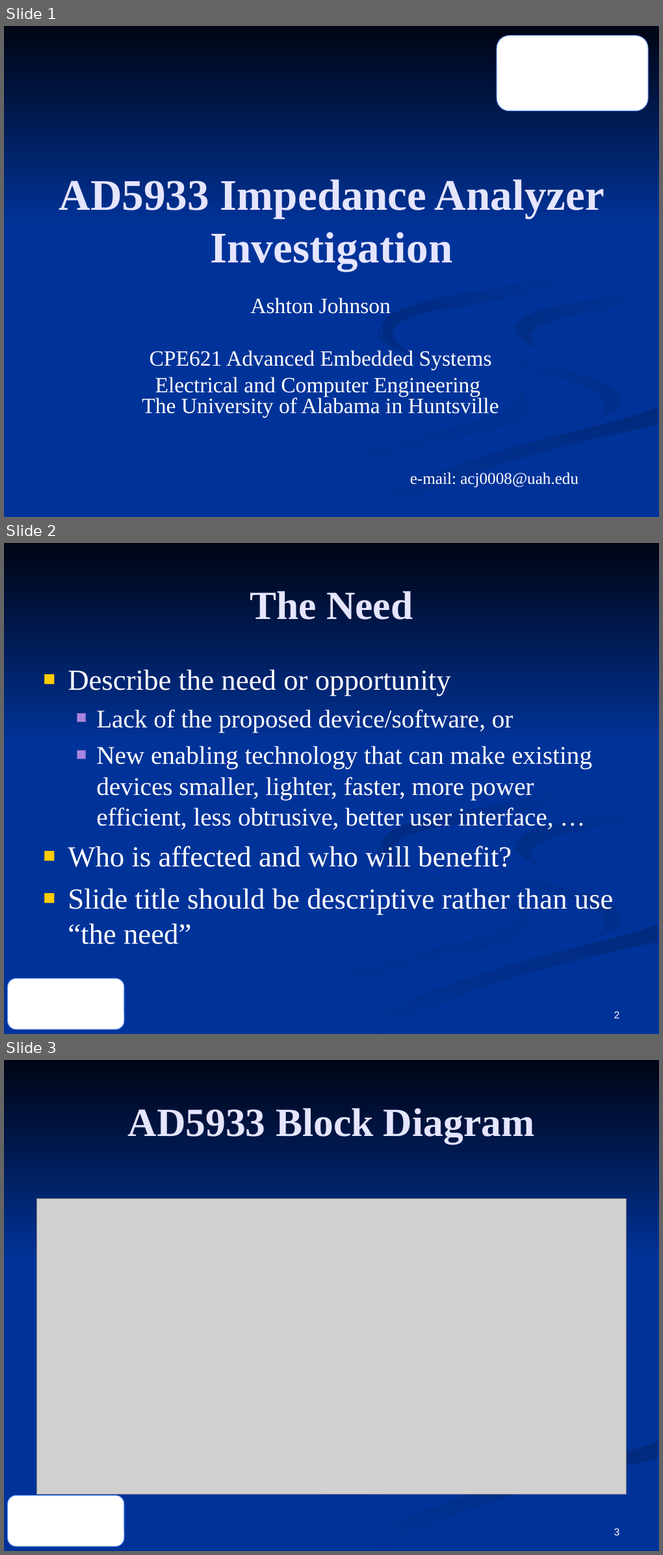
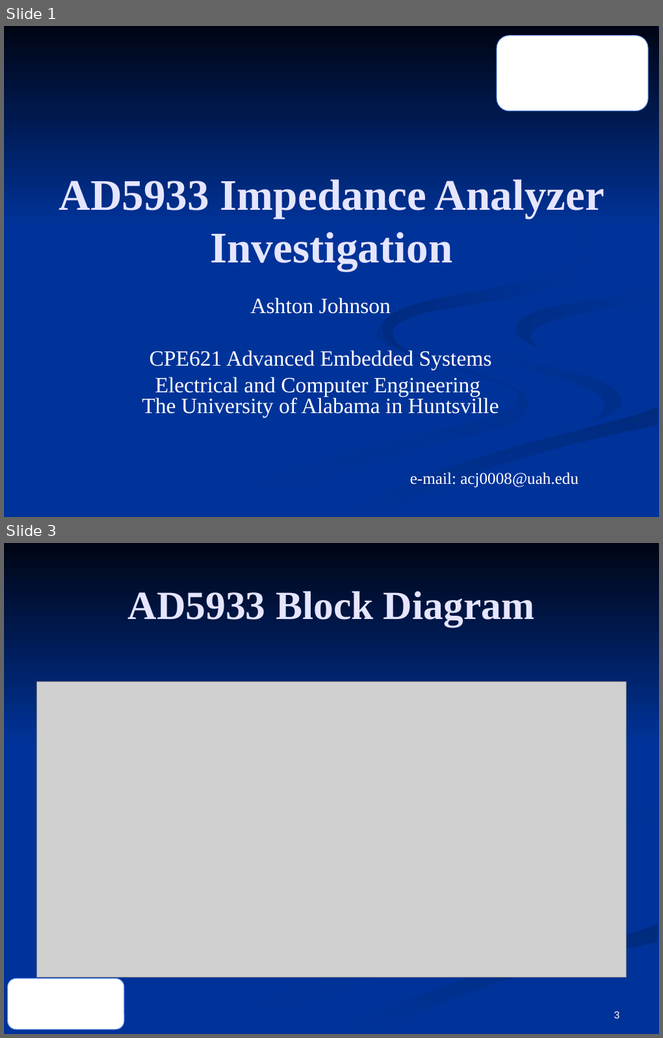
Before and after one commit to ashtonchase/ad5933_analyzer, a slide deck: documentation/621_proposal.odp. Shown one above the other, each under a label of ours: slides 1, 2 and 3 before the commit, slides 1 and 3 after it; the slides between them are not shown. The pictures are 663x1555 and 663x1038 pixels, drawn with LibreOffice and Linux fonts; fonts in the diff are those of the drawing; grey boxes stand for pictures; background and template pictures are left out. Boxes give left, top, right and bottom in pixels: in the first picture for what was removed or moved away, otherwise in the second. Text is boxed around its words. In the diff, an @@ line names an element or a change of style, - is before the commit and + after.

```diff
--- a/documentation/621_proposal.odp
+++ b/documentation/621_proposal.odp
@@ slide 2 removed at box(4, 543, 659, 1034), background #003399; not listed: 8 template elements that a slide beside it also shows @@
@@ title removed at box(250, 591, 413, 620) @@
-The Need
@@ text removed at box(68, 670, 614, 945) @@
-■ Describe the need or opportunity
-  ■ Lack of the proposed device/software, or
-  ■ New enabling technology that can make existing devices smaller, lighter, faster, more power efficient, less obtrusive, better user interface, …
-■ Who is affected and who will benefit?
-■ Slide title should be descriptive rather than use “the need”
@@ page number removed at box(614, 1012, 620, 1019) @@
-2
```
Also in this commit, not shown: 1 slide added, 3 other files.
